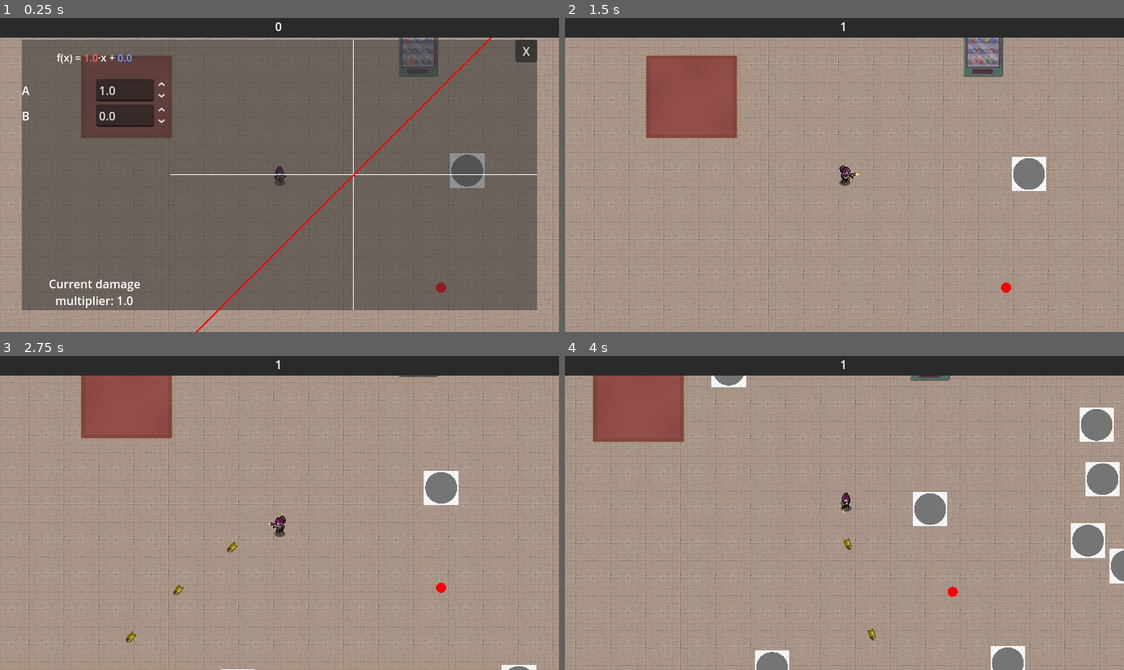
Above: before the commit, frames 1-4 (two rows, left to right).
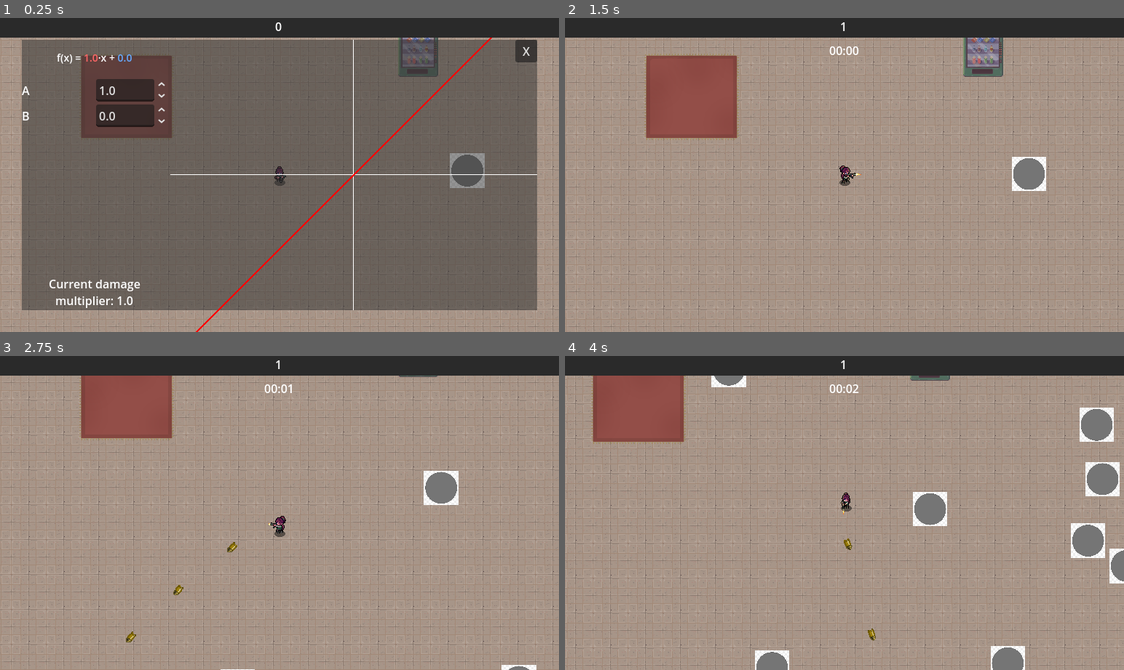
Above: after the commit, the same moments.

Repository: Sylvvs/CoopPuzzle
Game: Godot game, scene res://scenes/logic/scene_handler.tscn
Same seed, same stepped clock (60 frames per second), same inputs: the game is played once before the commit and once after it. The engine's default icon, where the game draws it, is replaced by a stand-in: a white triangle on a blue panel in a dark square.
Inputs (mouse positions are in pixels of both pictures, inside the frame that each line leads up to):
- Up to frame 1 (0.25 s): no input
- Up to frame 2 (1.5 s): tap Enter at 0.5 s; move the mouse to (967, 159) at 0.52 s; hold D (right) 0.53-1.25 s; click (967, 159) at 0.6 s; click "X" at 1.25 s
- Up to frame 3 (2.75 s): move the mouse to (167, 528) at 2.02 s; hold S (down) from 2.03 s (still down); tap E (interact) at 2.1 s
- Up to frame 4 (4 s): move the mouse to (900, 443) at 2.77 s; release S (down) at 2.78 s; hold D (right) 2.78-3.53 s; click (900, 443) at 2.85 s; move the mouse to (816, 575) at 3.52 s; hold W (up) from 3.53 s (still down); tap E (interact) at 3.6 s

The runs differ from the first frame. In frame 1, less than 0.1% of the frame differs, in the area x 77-80%, y 84-88%; in frame 2, 0.1%, in the area x 47-80%, y 9-88%; in frame 3, 0.1%; in frame 4, 0.1%.

Commit message:
new and improved thingamabbs

Diff:
--- a/enemies/test_enemy.gd
+++ b/enemies/test_enemy.gd
@@ -1,9 +1,10 @@
 extends CharacterBody2D
 
 var player
-var health = 25
-
-const XP = preload("res://xp/xp.tscn")
+@export var health = 25
+@export var speed = 25
+@export var XP = preload("res://xp/xp.tscn")
+@export var damage = 10
 
 func _ready() -> void:
 	player = get_tree().get_first_node_in_group('player')
@@ -15,15 +16,14 @@
 		var collision = get_slide_collision(i)
 		body = collision.get_collider()
 	if body == null or !body.is_in_group('player'):
-		position.x = move_toward(position.x,player.global_position.x,_delta*25)
-		position.y = move_toward(position.y,player.global_position.y,_delta*25)
+		position.x = move_toward(position.x,player.global_position.x,_delta*speed)
+		position.y = move_toward(position.y,player.global_position.y,_delta*speed)
 	if body != null and body.is_in_group('player'):
-		#body.health -= 10
+		#body.health -= damage
 		pass
 	move_and_slide()
 
 func _process(_delta: float) -> void:
-	pass
 	if health <= 0:
 		var xp = XP.instantiate()
 		xp.position = global_position
--- /dev/null
+++ b/scenes/lbl_timer.gd
@@ -0,0 +1,14 @@
+extends Label
+
+var time_elapsed = 0.0
+var displayed_seconds = 0.0;
+var displayed_minutes = 0.0;
+
+func _process(delta: float) -> void:
+	pass
+	time_elapsed += delta
+
+	var total_seconds = int(time_elapsed)
+	displayed_minutes = total_seconds / 60
+	displayed_seconds = total_seconds % 60
+	$".".text = "%02d:%02d" % [displayed_minutes, displayed_seconds]
--- a/scenes/player.gd
+++ b/scenes/player.gd
@@ -7,7 +7,7 @@
 var level = 1
 var level_up_requirement = 10
 var level_up_scaling = 1.8
-var functions = ["Quadratic", "Exponential", "Potential", "Sine"]
+var functions = ["Sine", "Quadratic", "Exponential", "Potential", "Sine"]
 var func_params = {"Quadratic": {"A": 1, "B": 0, "C": 1}, "Exponential": {"A": 2, "B": 0.5}, "Potential": {"A": 1, "B": 1}, "Sine": {"A": 1, "B": 1, "C": 1, "D": 1}}
 
 
--- a/scenes/player.tscn
+++ b/scenes/player.tscn
@@ -22,6 +22,7 @@
 [ext_resource type="Texture2D" uid="uid://c0ab4ytwoshnj" path="res://sprites/The Female Adventurer - Premium/Attack/Gun/Shooting_Up.png" id="19_ujl30"]
 [ext_resource type="PackedScene" uid="uid://bt8h5bukofmb6" path="res://scenes/UI Elements/XP&LVL.tscn" id="21_i4ail"]
 [ext_resource type="PackedScene" uid="uid://curpmy3lye6jg" path="res://scenes/UI Elements/Graph editing window.tscn" id="22_a38lo"]
+[ext_resource type="Script" uid="uid://drge24gwg0f51" path="res://scenes/lbl_timer.gd" id="23_4ni07"]
 
 [sub_resource type="CircleShape2D" id="CircleShape2D_qhqgy"]
 radius = 15.0
@@ -719,4 +720,12 @@
 visible = false
 mouse_filter = 0
 
+[node name="lbl_timer" type="Label" parent="CanvasLayer"]
+offset_left = 359.0
+offset_top = 33.0
+offset_right = 409.0
+offset_bottom = 58.0
+horizontal_alignment = 1
+script = ExtResource("23_4ni07")
+
 [connection signal="area_entered" from="Area2D" to="." method="_on_area_2d_area_entered"]
--- a/scenes/testlevel.tscn
+++ b/scenes/testlevel.tscn
@@ -9,7 +9,6 @@
 [ext_resource type="PackedScene" uid="uid://f451jspvsyb4" path="res://scenes/player.tscn" id="7_bx6wm"]
 [ext_resource type="Script" uid="uid://bj24gumcic2lt" path="res://scripts/interacts/default.gd" id="7_fljaa"]
 [ext_resource type="PackedScene" uid="uid://bjgqwnsi6fr2k" path="res://enemies/test_enemy.tscn" id="10_o40l3"]
-[ext_resource type="PackedScene" uid="uid://c2ip06vkd8mby" path="res://xp/xp.tscn" id="11_ihbyj"]
 [ext_resource type="PackedScene" uid="uid://db5x82tfp6clh" path="res://scenes/enemyspawner.tscn" id="12_ifqpo"]
 [ext_resource type="Script" uid="uid://mfnrh5v2f7jc" path="res://scripts/enemy_info.gd" id="13_2bxju"]
 
@@ -7219,8 +7218,5 @@
 [node name="TestEnemy" parent="." instance=ExtResource("10_o40l3")]
 position = Vector2(723, 241)
 
-[node name="xp" parent="." instance=ExtResource("11_ihbyj")]
-position = Vector2(687, 402)
-
 [node name="EnemySpawner" parent="." instance=ExtResource("12_ifqpo")]
 spawns = Array[ExtResource("13_2bxju")]([SubResource("Resource_sc3w5"), SubResource("Resource_uows2")])
--- a/xp.gd
+++ b/xp.gd
@@ -1 +1,2 @@
-extends Area2D; var xp_value = 25
+extends Area2D;
+@export var xp_value = 25
Not shown, added: scenes/lbl_timer.gd.uid
Not shown: 1 places in scenes/player.tscn that only renumber resources
Not shown: 1 places in scenes/testlevel.tscn that only renumber resources
